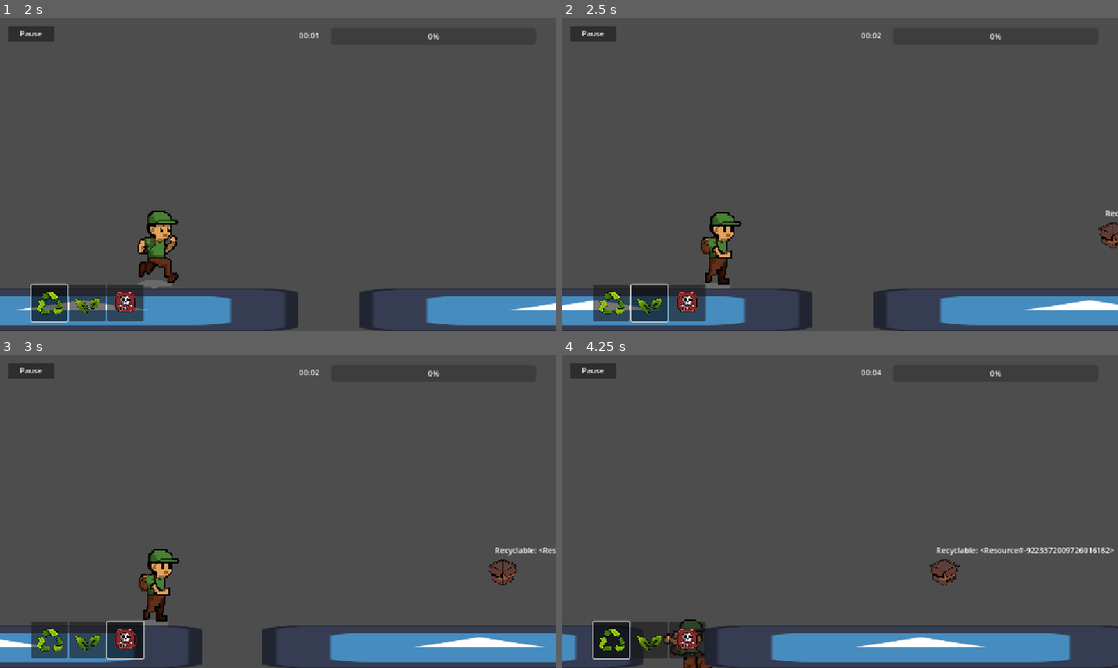
Above: before the commit, frames 1-4 (two rows, left to right).
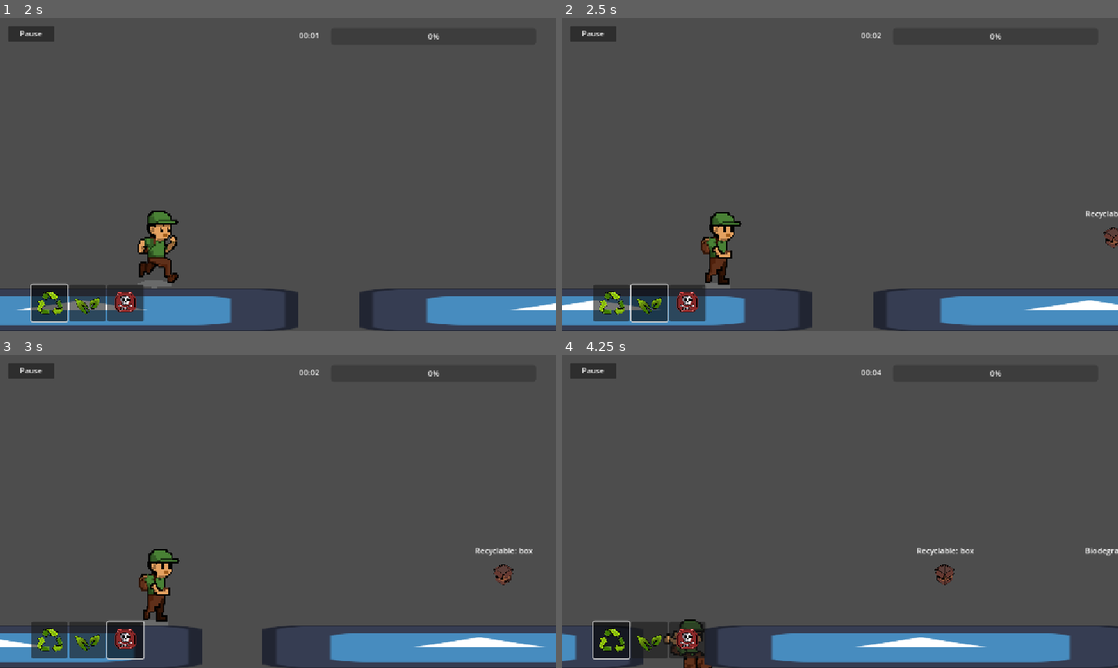
Above: after the commit, the same moments.

Repository: wends05/trash-trek
Game: Godot game, scene res://scenes/MainMenu.tscn
Two runs of this game, one before a commit and one after it. Both use one fixed random seed, a clock stepped at 60 frames per second and the inputs below. The engine's default icon, where the game draws it, is replaced by a stand-in: a white triangle on a blue panel in a dark square.
Inputs (mouse positions are in pixels of both pictures, inside the frame that each line leads up to):
- Up to frame 1 (2 s): click "Start" at 0.5 s; click (50, 302) at 1.25 s
- Up to frame 2 (2.5 s): click (650, 302) at 2 s
- Up to frame 3 (3 s): click (127, 639) at 2.75 s
- Up to frame 4 (4.25 s): click (612, 639) at 3.5 s

Frame 1 is identical in both runs. In frame 2, 0.2% of the frame differs, in the area x 94-100%, y 61-74%; in frame 3, 0.3%; in frame 4, 0.6%, in the area x 63-100%, y 61-74%.

Commit message:
Fixed trash spawn problem

Diff:
--- a/scenes/trash.tscn
+++ b/scenes/trash.tscn
@@ -1,7 +1,7 @@
 [gd_scene load_steps=4 format=3 uid="uid://dqgiuo0067y6w"]
 
 [ext_resource type="Script" uid="uid://b6pg52u1v07rs" path="res://scripts/trash.gd" id="1_21d64"]
-[ext_resource type="Texture2D" uid="uid://b4dllmycwldy6" path="res://assets/trash/Biodegradable/branches.png" id="2_exrr5"]
+[ext_resource type="Texture2D" uid="uid://b4dllmycwldy6" path="res://assets/trash/Biodegradable/Branches.png" id="2_exrr5"]
 
 [sub_resource type="RectangleShape2D" id="RectangleShape2D_exrr5"]
 size = Vector2(32, 32)
@@ -10,10 +10,11 @@
 script = ExtResource("1_21d64")
 
 [node name="Label" type="Label" parent="."]
-offset_left = -16.0
-offset_top = -56.0
-offset_right = 24.0
-offset_bottom = -33.0
+offset_left = -113.0
+offset_top = -55.0
+offset_right = 118.0
+offset_bottom = -32.0
+horizontal_alignment = 1
 
 [node name="Area" type="Area2D" parent="."]
 collision_layer = 4
@@ -25,8 +26,8 @@
 debug_color = Color(7.70092e-07, 0.317908, 0.37484, 0.42)
 
 [node name="Sprite2D" type="Sprite2D" parent="Area"]
-position = Vector2(0, 1.90735e-06)
-scale = Vector2(0.25, 0.25)
+position = Vector2(1, 5)
+scale = Vector2(0.169, 0.2)
 texture = ExtResource("2_exrr5")
 
 [connection signal="area_entered" from="Area" to="." method="_on_area_area_entered"]
--- a/scripts/trash.gd
+++ b/scripts/trash.gd
@@ -4,28 +4,20 @@
 
 @export var type: Utils.TrashType = Utils.TrashType.Recyclable
 @export var terrain_manager: TerrainManager
-
+@onready var trash_label: Label = $Label
+@onready var trash_texture: Sprite2D = $Area/Sprite2D
 var trash_item_resource: TrashResource
 
 func _ready() -> void:
-	# Get a random trash item for this type
 	trash_item_resource = Utils.get_random_trash_item()
 	var texture_path = trash_item_resource.get_trash_texture_path()
 
-	print("Loading texture from: ", texture_path)
-
-	# Load the texture (using the correct node path)
 	var texture = load(texture_path)
-	if texture:
-		$Area/Sprite2D.texture = texture
-		print("Successfully loaded texture for: ", trash_item_resource.trash_name)
-	else:
-		print("ERROR: Could not load texture at path: ", texture_path)
+	trash_texture.texture = texture
 
 	add_to_group("Trash")
 
-	# Display the trash type and item name
-	$Label.text = "%s: %s" % [Utils.get_enum_name(Utils.TrashType, type), trash_item_resource]
+	trash_label.text = "%s: %s" % [trash_item_resource.trash_type, trash_item_resource.trash_name]
 
 func _physics_process(delta: float) -> void:
 	position.x -= terrain_manager.speed * delta
--- a/scripts/utils.gd
+++ b/scripts/utils.gd
@@ -24,19 +24,6 @@
 	OutOfEnergy,
 }
 
-## Define available trash items for each type (exact file names)
-#const TRASH_ITEMS = {
-	#TrashType.Recyclable: ["Box", "Tin Can", "water bottle"],
-	#TrashType.Biodegradable: ["Branches", "crumpled-1", "pile of leaves (1)"],
-	#TrashType.ToxicWaste: ["Battery-1", "face mask", "gloves"]
-#}
-#
-## Define folder names for each type (to match actual folder structure)
-#const TRASH_FOLDERS = {
-	#TrashType.Recyclable: "Recyclable",
-	#TrashType.Biodegradable: "Biodegradable",
-	#TrashType.ToxicWaste: "Toxicwaste"
-#}
 const TRASHES = [
 	preload("res://trash_resource/biodegradable/branches.tres"),
 	preload("res://trash_resource/biodegradable/crumpled.tres"),
--- a/trash_resource.gd
+++ b/trash_resource.gd
@@ -1,8 +1,6 @@
 extends Resource
 
 class_name  TrashResource
-
-
 
 @export var trash_name: String = ""
 @export_enum("Recyclable", "Biodegradable", "ToxicWaste") var trash_type: String = "Recyclable"
Not shown, changed: assets/trash/Biodegradable/Branches.png.import
Not shown, changed: assets/trash/Recyclable/Box.png.import
